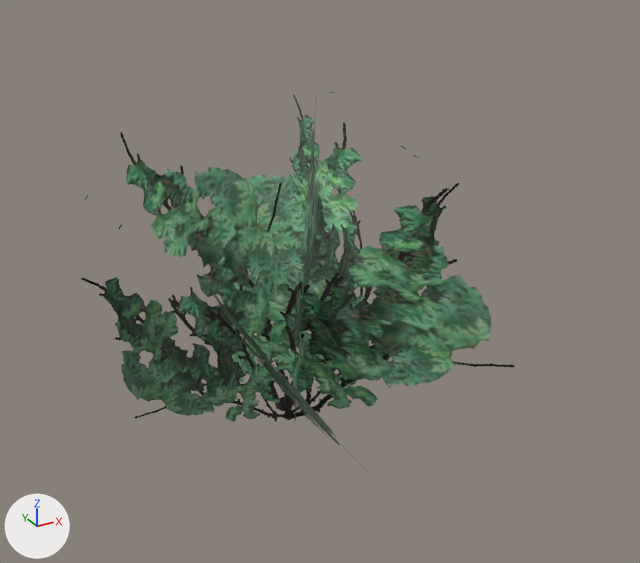
One commit to the glTF model Assets/Models/Trees/Bush_A.glb: the scene before it, then after it.
The view is the same before and after, from a 50 mm camera at (-1.42, -2.88, 1.99) aimed at (0.13, -0.07, 0.59). The axes (+X, +Y, +Z) are drawn at lower left. The lights are the same throughout. The first picture is the older version.

Objects in the first picture: 'Bush'.
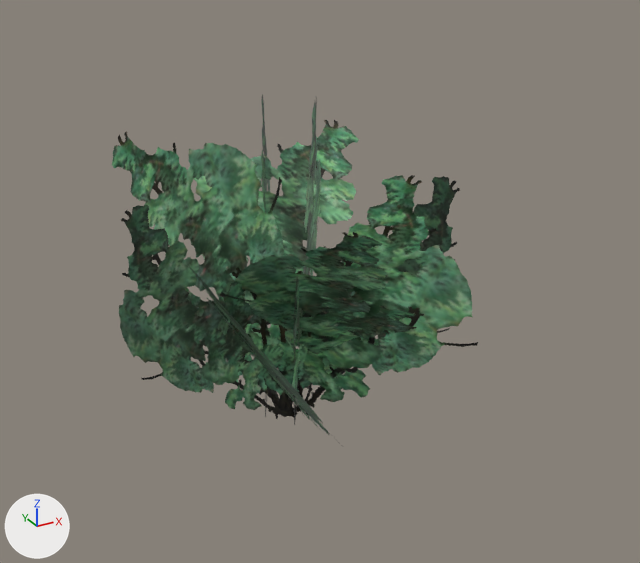
Commit message: bush update

Pixel boxes (x1, y1, x2, y2) of what changed, in the pictures (640 x 563 px; the box of a moved part takes in the faces that stretch with it):
'Bush', reshaped (16% narrower): before (81, 92, 515, 445); after (112, 94, 478, 435)
part 1 of me_bush, reshaped: before (196, 92, 515, 445); after (188, 94, 478, 435)
part 2 of me_bush, moved or reshaped: before (81, 224, 295, 422); after (119, 205, 298, 419)
part 3 of me_bush, surface changed: before (81, 99, 515, 445); after (112, 101, 478, 435)

Diff of the bpy script that builds the scene:
```diff
--- a/Assets/Models/Trees/Bush_A.glb.py
+++ b/Assets/Models/Trees/Bush_A.glb.py
@@ me_bush @@
 # used by ob_bush; location = (0.0, 0.0, 0.0)
 # verts and faces of me_bush; kept vertices keep their numbers, new ones are numbered from 32
 # before: 1 (1.07, 0.5, 0.79), 3 (0.26, 0.97, 1.21), 6 (0.18, -0.72, -0.22), 7 (-0.44, -1.06, 0.76), 14 (0.37, -0.56, -0.2)
 # before: 15 (0.63, -1.04, 1.06), 20 (0.39, -0.19, 0.16), 21 (0.52, 0.45, 1.21), 22 (-0.22, 0.17, 0.16), 23 (0.05, 0.51, 1.2)
 # before: 25 (-0.57, 0.08, 0.95), 27 (-0.96, 0.19, 0.44)
-me_bush.from_pydata(...)  # 32 vertices, 16 faces; spans x -0.96..1.07, y -1.06..0.97, z -0.35..1.57
+me_bush.from_pydata(...)  # 36 vertices, 18 faces; spans x -0.86..1.02, y -0.9..1.02, z -0.35..1.57
+# me_bush part 1
+delete_vertices([21, 23])  # with the faces that use them
+verts[1] = (0.92, 0.36, 0.86)  # moved
+verts[3] = (0.12, 0.83, 1.28)  # moved
+verts[6] = (0.18, -0.56, -0.22)  # moved
+verts[7] = (-0.44, -0.9, 0.76)  # moved
+verts[14] = (0.37, -0.47, -0.2)  # moved
+verts[15] = (0.52, -0.83, 1.1)  # moved
+verts[32] = (0.21, -0.82, 0.95)
+verts[33] = (-0.42, -0.45, 1.11)
+verts[34] = (-0.12, -0.04, 0.03)
+verts[35] = (0.07, 0.35, 1.32)
+verts[36] = (0.14, 0.41, -0.35)
+verts[37] = (0.45, 1.02, 1.01)
+faces += [(20, 32, 33), (20, 33, 22), (34, 35, 37), (34, 37, 36)]
+# me_bush part 2
+verts[25] = (-0.34, 0.05, 1.1)  # moved
+verts[27] = (-0.86, 0.18, 0.74)  # moved
+# me_bush part 3: 14 kept faces spanning x -0.86..1.02, y -0.9..0.83, z -0.35..1.57 get new texture (UV) coordinates
 me_bush.materials.append(mat_branches)
```
